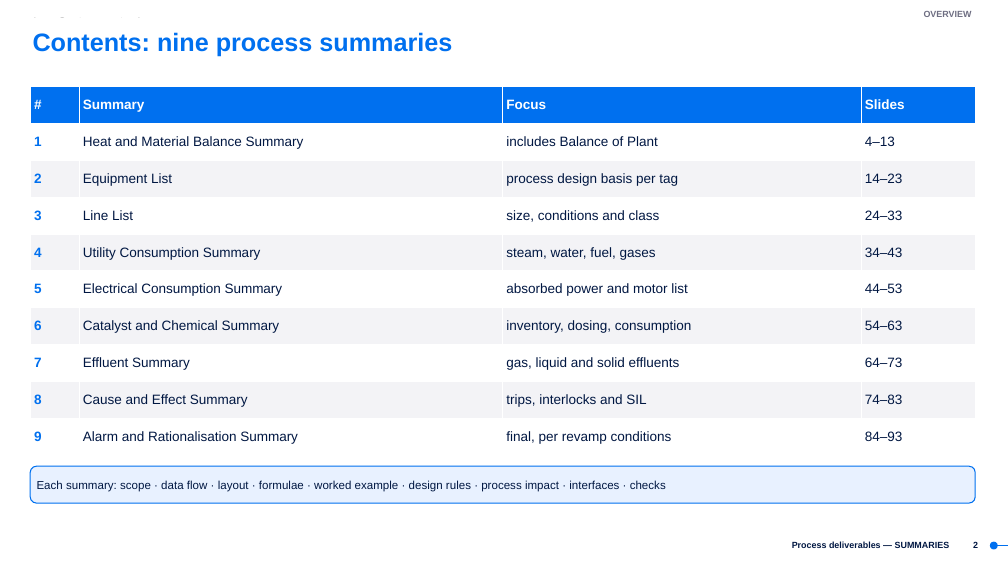
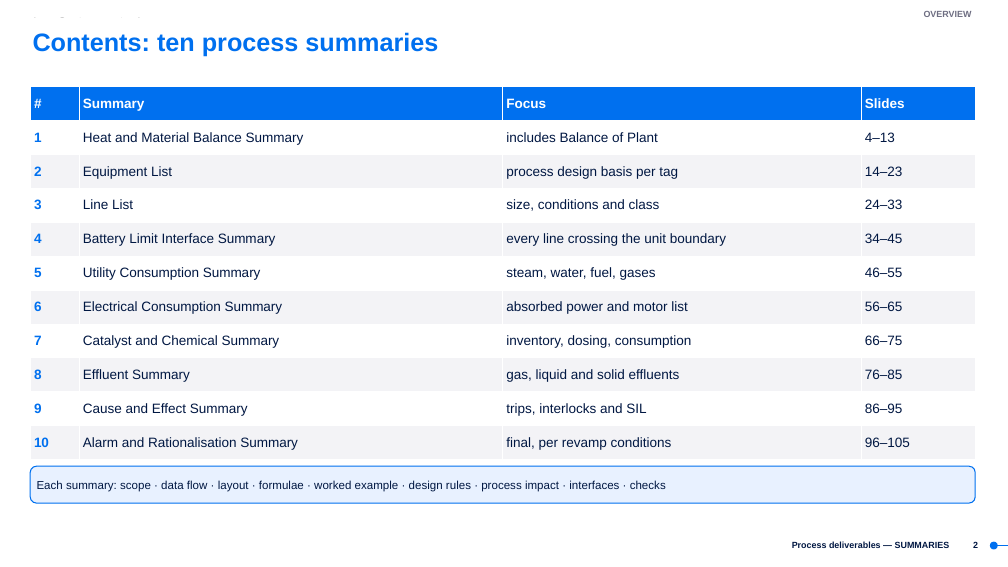
Before and after one commit to ipratikmenon/procalc, a slide deck: slide 2 of SUMMARIES_Process_Deliverables_TEN.pptx. Drawn at 1008x567 pixels with LibreOffice and Linux fonts; fonts in the diff are those of the drawing; background and template pictures are left out. Boxes give left, top, right and bottom in pixels: in the first picture for what was removed or moved away, otherwise in the second. Text is boxed around its words. In the diff, an @@ line names an element or a change of style, - is before the commit and + after.

```diff
--- a/SUMMARIES_Process_Deliverables_TEN.pptx
+++ b/SUMMARIES_Process_Deliverables_TEN.pptx
@@ title at (33, 32, 438, 57): text changed @@
-Contents: nine process summaries
+Contents: ten process summaries
@@ table at (30, 87, 975, 460) @@
-row 5: 4 | Utility Consumption Summary | steam, water, fuel, gases | 34–43
-row 6: 5 | Electrical Consumption Summary | absorbed power and motor list | 44–53
-row 7: 6 | Catalyst and Chemical Summary | inventory, dosing, consumption | 54–63
-row 8: 7 | Effluent Summary | gas, liquid and solid effluents | 64–73
-row 9: 8 | Cause and Effect Summary | trips, interlocks and SIL | 74–83
-row 10: 9 | Alarm and Rationalisation Summary | final, per revamp conditions | 84–93
+row 5: 4 | Battery Limit Interface Summary | every line crossing the unit boundary | 34–45
+row 6: 5 | Utility Consumption Summary | steam, water, fuel, gases | 46–55
+row 7: 6 | Electrical Consumption Summary | absorbed power and motor list | 56–65
+row 8: 7 | Catalyst and Chemical Summary | inventory, dosing, consumption | 66–75
+row 9: 8 | Effluent Summary | gas, liquid and solid effluents | 76–85
+row 10: 9 | Cause and Effect Summary | trips, interlocks and SIL | 86–95
+row 11: 10 | Alarm and Rationalisation Summary | final, per revamp conditions | 96–105
```
Also in this commit, not shown: 63 other slides changed, 12 slides added.
